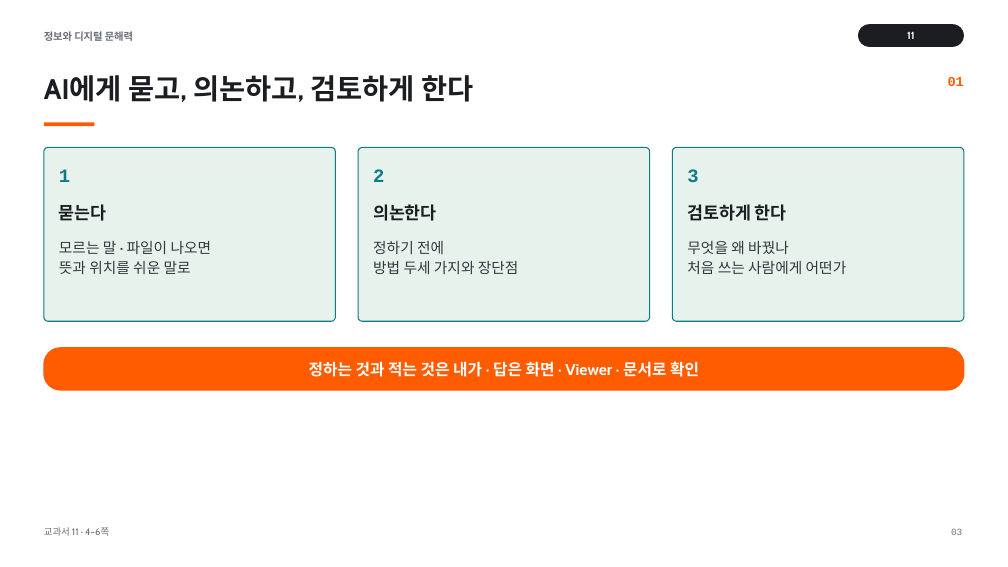
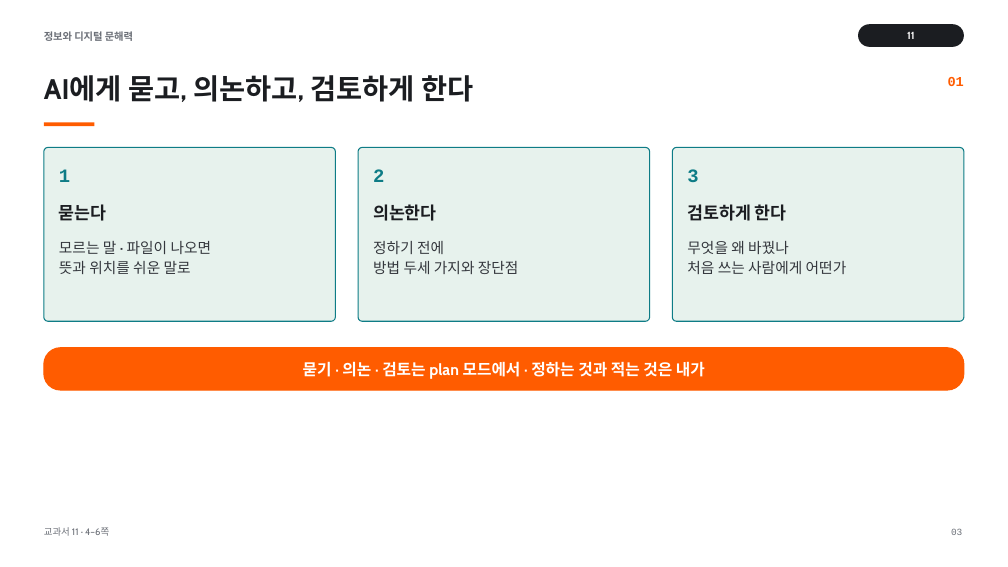
Before and after one commit to vcl-korea/2026-2nd-semester__jdh, a slide deck: slide 3 of 11/ppt/11_서비스_개발하기.pptx. Drawn at 1008x567 pixels with LibreOffice and Linux fonts; fonts in the diff are those of the drawing. Boxes give left, top, right and bottom in pixels: in the first picture for what was removed or moved away, otherwise in the second. Text is boxed around its words. In the diff, an @@ line names an element or a change of style, - is before the commit and + after.

```diff
--- a/11/ppt/11_서비스_개발하기.pptx
+++ b/11/ppt/11_서비스_개발하기.pptx
@@ text at box(303, 361, 705, 379): text changed @@
-정하는 것과 적는 것은 내가 · 답은 화면 · Viewer · 문서로 확인
+묻기 · 의논 · 검토는 plan 모드에서 · 정하는 것과 적는 것은 내가
```
Also in this commit, not shown: 9 other slides changed, 49 other files.
